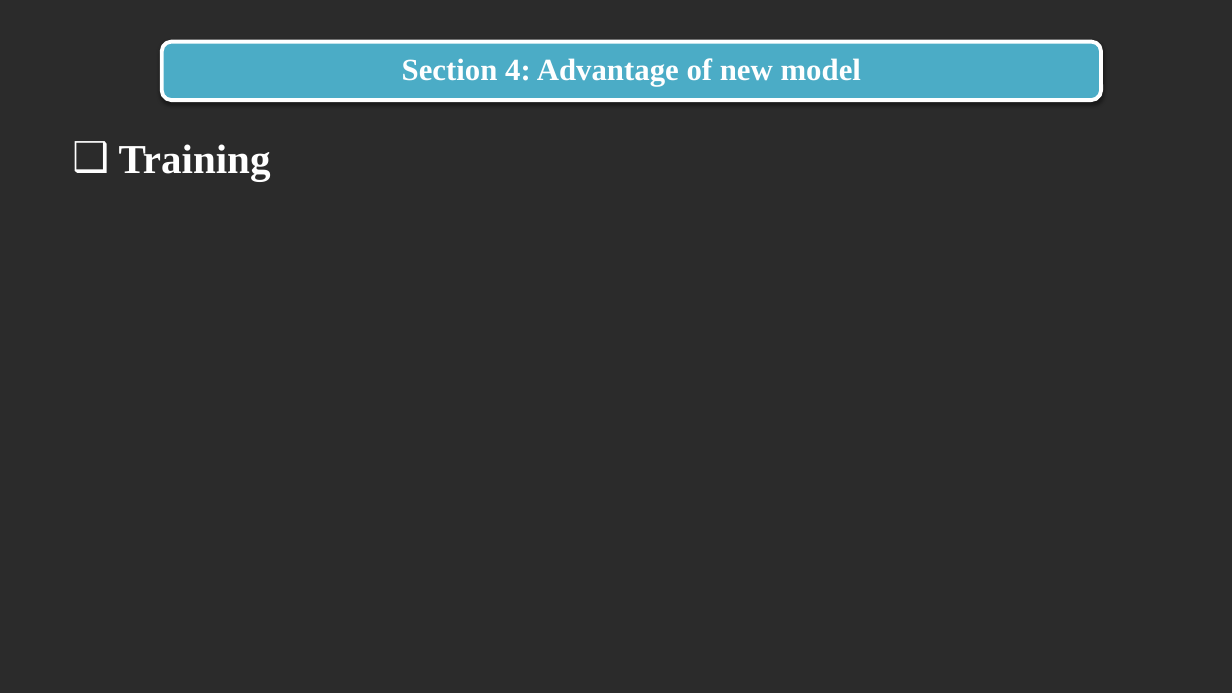
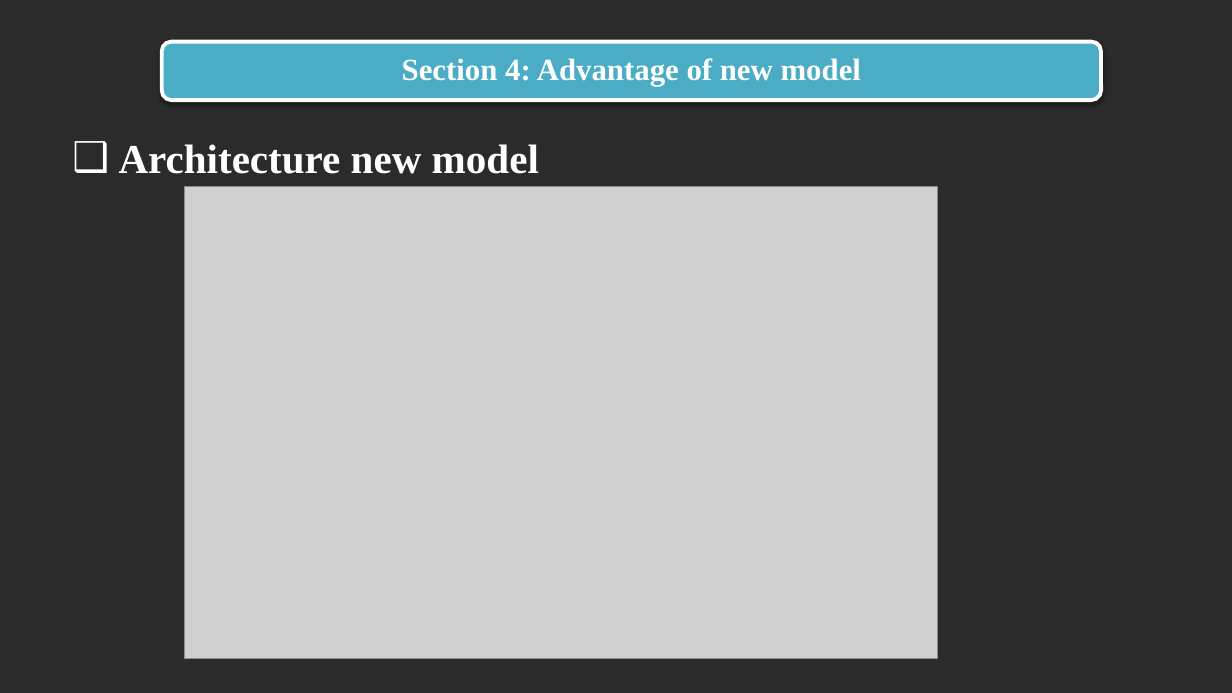
Before and after one commit to trandinhlam/document, a slide deck: slide 24 of AI_NangCao/slide/slide.pptx (slide 23 before the commit). Drawn at 1232x693 pixels with LibreOffice and Linux fonts; fonts in the diff are those of the drawing; grey boxes stand for pictures; background and template pictures are left out; a plain dark background stands for a picture behind light text. Boxes give left, top, right and bottom in pixels: in the first picture for what was removed or moved away, otherwise in the second. Text is boxed around its words. In the diff, an @@ line names an element or a change of style, - is before the commit and + after.

```diff
--- a/AI_NangCao/slide/slide.pptx
+++ b/AI_NangCao/slide/slide.pptx
@@ text at [119, 144, 539, 174]: text changed @@
-❑ Training
+❑ Architecture new model
@@ picture added at [185, 187, 938, 659] @@
```
Also in this commit, not shown: 3 other slides changed, 1 slide added.
